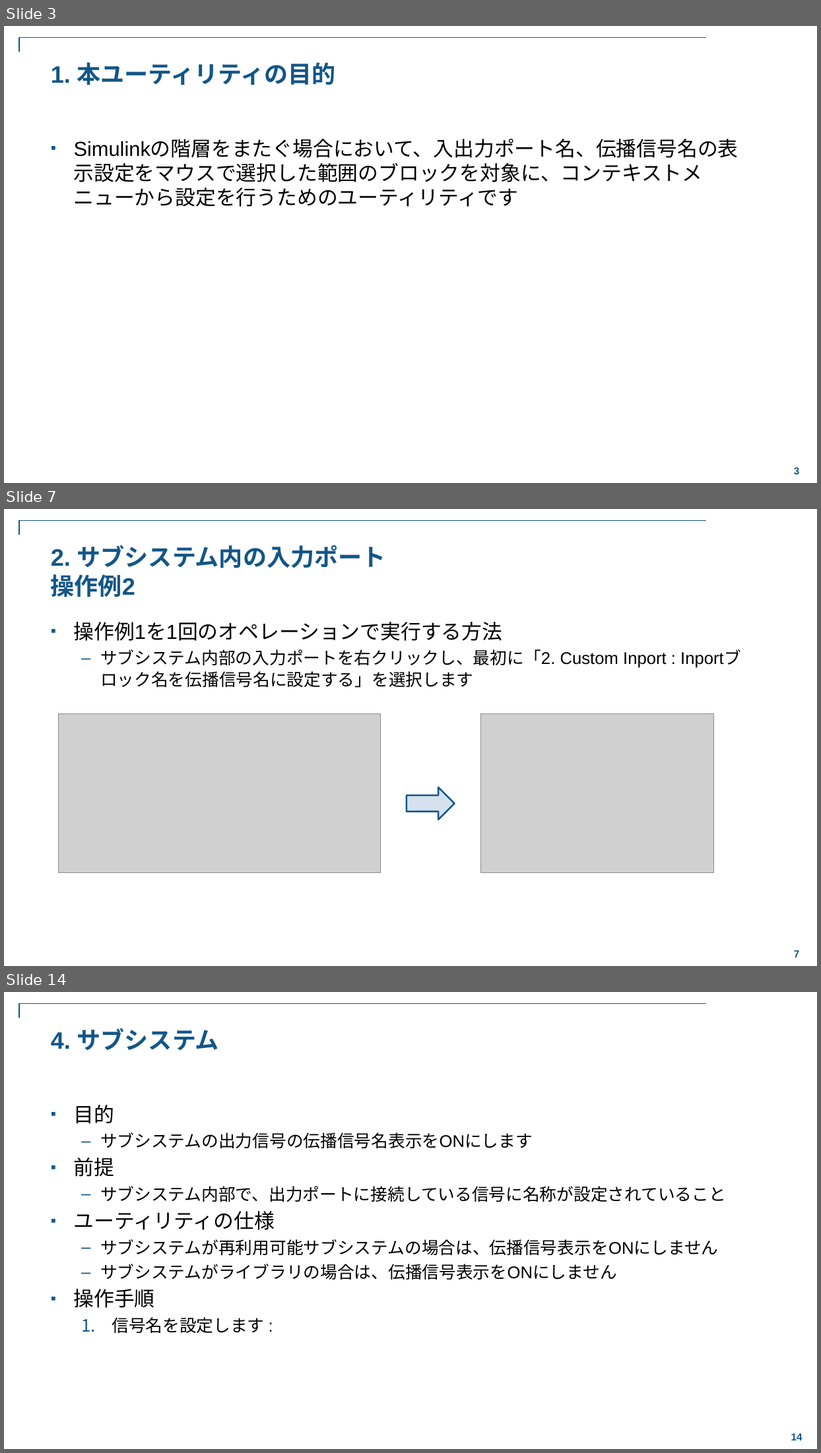
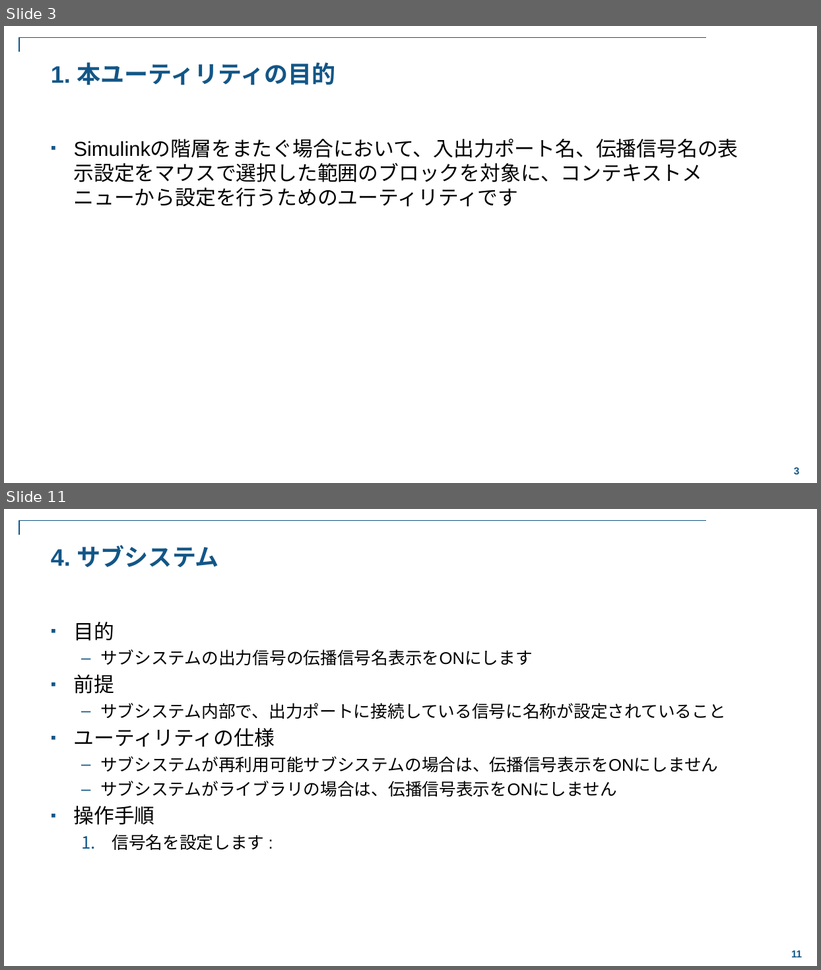
Before and after one commit to stozaki-mathworks/SetInheritedPortName-Simulink-Utility, a slide deck: doc/Simulink_Utility_SetInheritedPortName.pptx. Shown one above the other, each under a label of ours: slides 3, 7 and 14 before the commit, slides 3 and 11 after it; the slides between them are not shown. The pictures are 821x1453 and 821x970 pixels, drawn with LibreOffice and Linux fonts; fonts in the diff are those of the drawing; grey boxes stand for pictures; background and template pictures are left out. Boxes give left, top, right and bottom in pixels: in the first picture for what was removed or moved away, otherwise in the second. Text is boxed around its words. In the diff, an @@ line names an element or a change of style, - is before the commit and + after.

Commit message:
<Update> ドキュメント及びライブラリファイル
1. ドキュメントを更新
2. サンプルモデルで使用しているライブラリを追加

```diff
--- a/doc/Simulink_Utility_SetInheritedPortName.pptx
+++ b/doc/Simulink_Utility_SetInheritedPortName.pptx
@@ slide 7 removed at <box>4,509,817,966</box>, background #FFFFFF; not listed: 2 template elements that a slide beside it also shows @@
@@ title removed at <box>51,545,385,597</box> @@
-2. サブシステム内の入力ポート
-操作例2
@@ text removed at <box>74,622,667,688</box> @@
-▪ 操作例1を1回のオペレーションで実行する方法
-  – サブシステム内部の入力ポートを右クリックし、最初に「2. Custom Inport : Inportブロック名を伝播信号名に設定する」を選択します
@@ picture removed at <box>58,714,380,873</box> @@
@@ picture removed at <box>481,714,714,873</box> @@
@@ right arrow removed at <box>407,788,455,820</box> @@
@@ what was slide 14 is now slide 11 @@
@@ page number at <box>791,951,802,958</box>: text changed @@
-14
+11
```
Also in this commit, not shown: 10 slides changed, 2 other slides removed, 2 other files.
